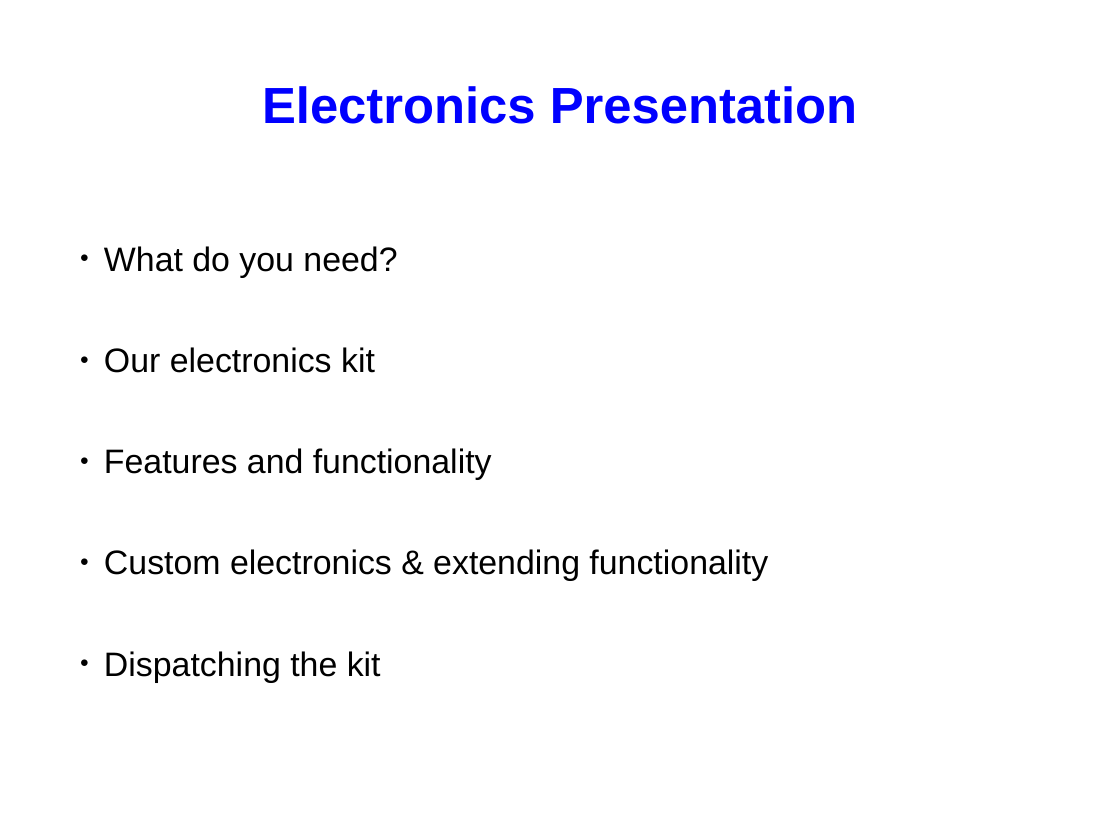
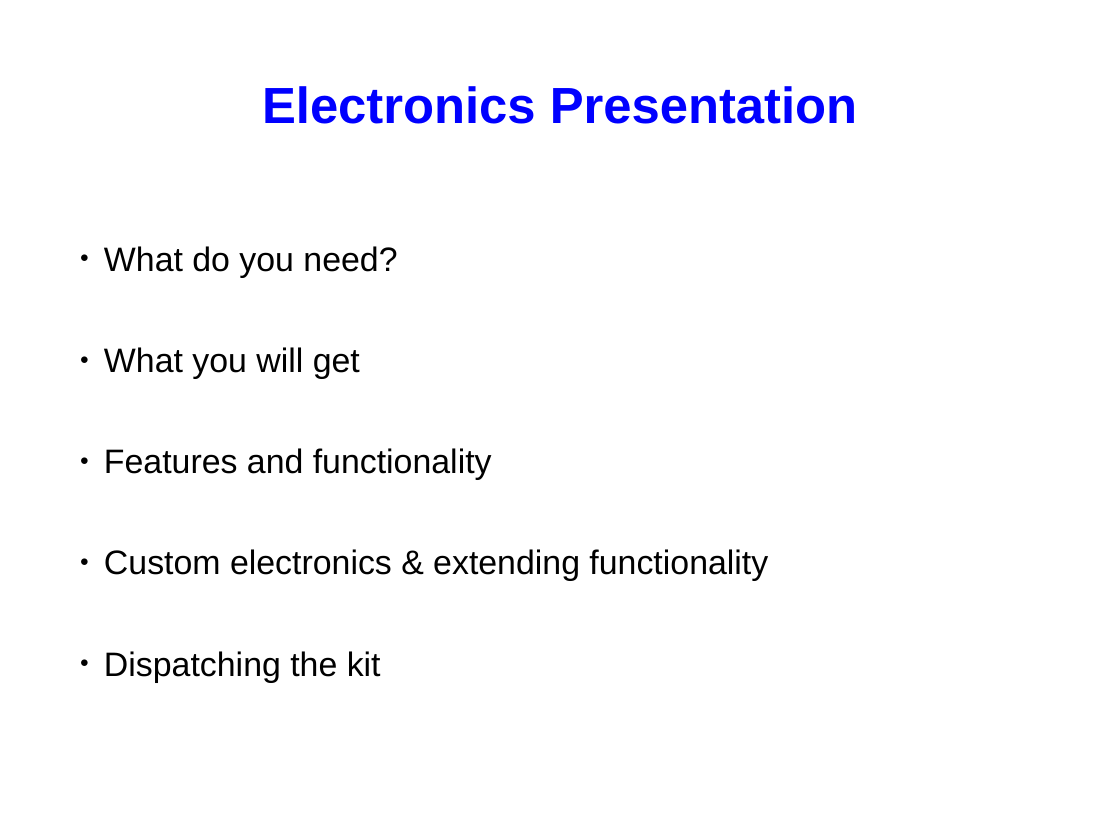
Before and after one commit to srobo/subversion-archive, a slide deck: slide 1 of KickStart/kickstart-08/presentations/kickstart-elec-presentation.odp. Drawn at 1120x840 pixels with LibreOffice and Linux fonts; fonts in the diff are those of the drawing. Boxes give left, top, right and bottom in pixels: in the first picture for what was removed or moved away, otherwise in the second. Text is boxed around its words. In the diff, an @@ line names an element or a change of style, - is before the commit and + after.

```diff
--- a/KickStart/kickstart-08/presentations/kickstart-elec-presentation.odp
+++ b/KickStart/kickstart-08/presentations/kickstart-elec-presentation.odp
@@ text at (104,347,360,379): text changed @@
-● Our electronics kit
+● What you will get
```
Also in this commit, not shown: 1 other slide changed, 3 slides added, 1 slide removed.
